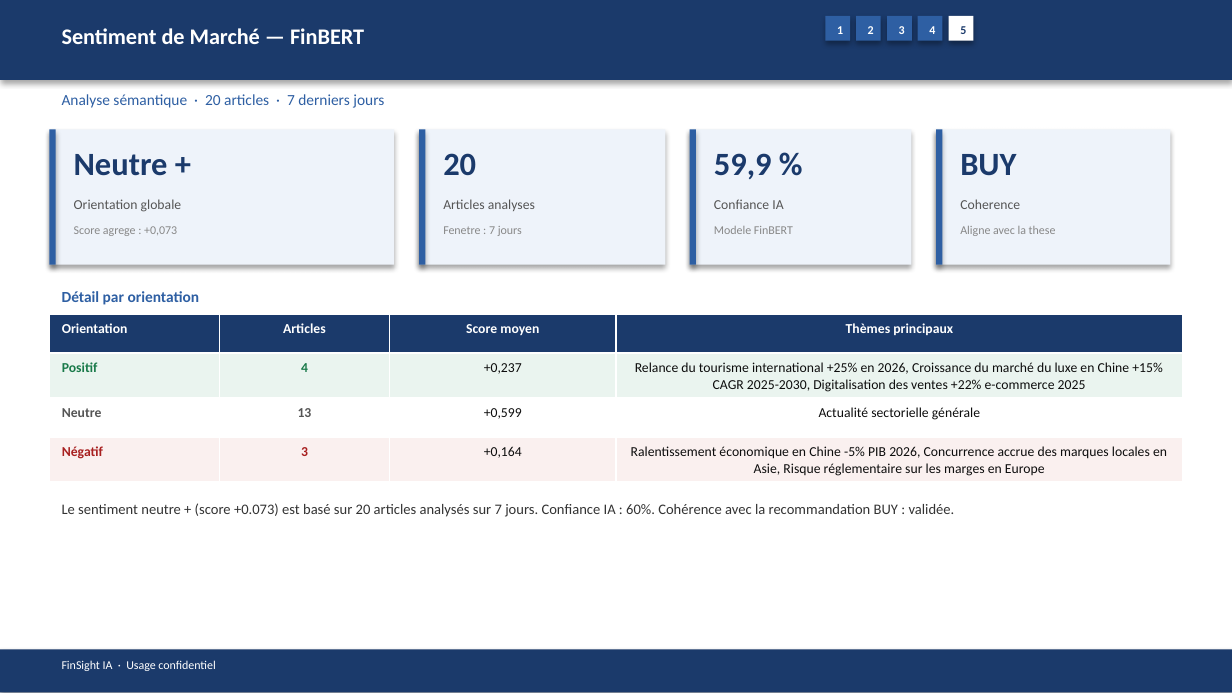
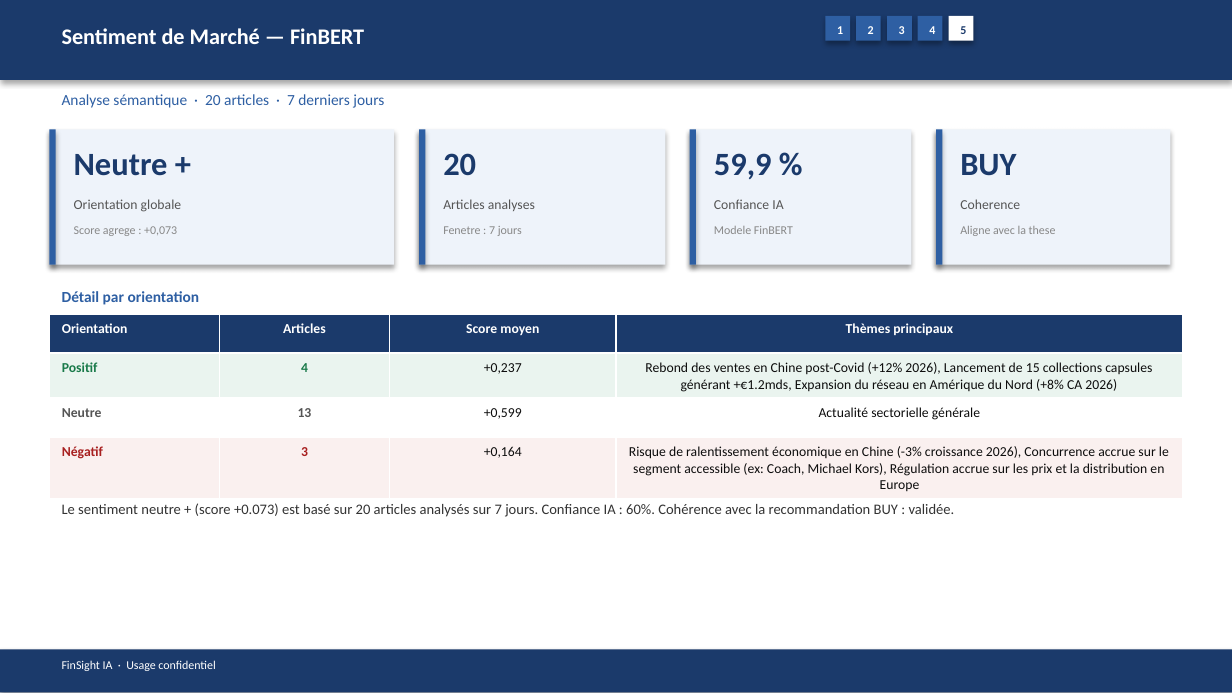
Before and after one commit to baptistejeh07-art/finsight-ia, a slide deck: slide 18 of preview/MC.PA/MC.PA_pitchbook.pptx. Drawn at 1232x693 pixels with LibreOffice and Linux fonts; fonts in the diff are those of the drawing. Boxes give left, top, right and bottom in pixels: in the first picture for what was removed or moved away, otherwise in the second. Text is boxed around its words. In the diff, an @@ line names an element or a change of style, - is before the commit and + after.

```diff
--- a/preview/MC.PA/MC.PA_pitchbook.pptx
+++ b/preview/MC.PA/MC.PA_pitchbook.pptx
@@ table at (x1=49, y1=314, x2=1183, y2=495) @@
-row 2, column 4: Relance du tourisme international +25% en 2026, Croissance du marché du luxe en Chine +15% CAGR 2025-2030, Digitalisation des ventes +22% e-commerce 2025
+row 2, column 4: Rebond des ventes en Chine post-Covid (+12% 2026), Lancement de 15 collections capsules générant +€1.2mds, Expansion du réseau en Amérique du Nord (+8% CA 2026)
-row 4, column 4: Ralentissement économique en Chine -5% PIB 2026, Concurrence accrue des marques locales en Asie, Risque réglementaire sur les marges en Europe
+row 4, column 4: Risque de ralentissement économique en Chine (-3% croissance 2026), Concurrence accrue sur le segment accessible (ex: Coach, Michael Kors), Régulation accrue sur les prix et la distribution en Europe
```
Also in this commit, not shown: 12 other slides changed, 3 other files.
